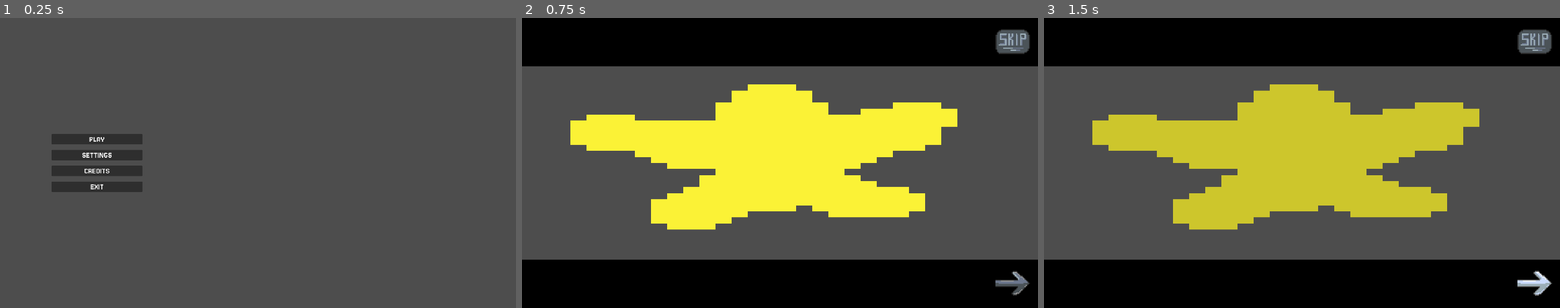
Above: before the commit, frames 1-3 (left to right).
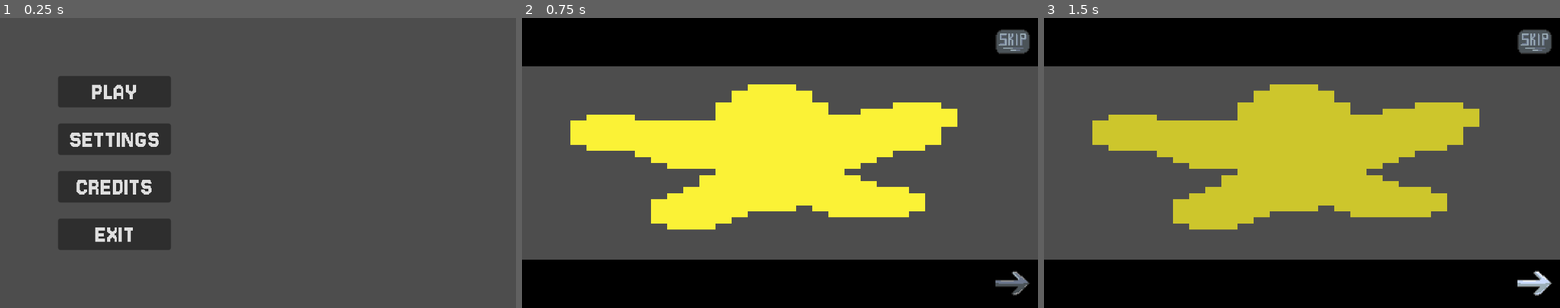
Above: after the commit, the same moments.

Repository: kinghos/GMTK-Game-Jam-2025
Game: Godot game, scene res://scenes/ui/title_screen.tscn
Two runs of this game, one before a commit and one after it. Both use one fixed random seed, a clock stepped at 60 frames per second and the inputs below.
Inputs (mouse positions are in pixels of both pictures, inside the frame that each line leads up to):
- Up to frame 1 (0.25 s): no input
- Up to frame 2 (0.75 s): click "PLAY" at 0.5 s
- Up to frame 3 (1.5 s): click (1534, 284) at 1.25 s

The runs differ from the first frame. In frame 1, 8.8% of the frame differs, in the area x 10-34%, y 20-80%; in frame 2, nothing differs; in frame 3, nothing differs.

Commit message:
Update title_screen.tscn

Diff:
--- a/scenes/ui/title_screen.tscn
+++ b/scenes/ui/title_screen.tscn
@@ -26,16 +26,15 @@
 
 [node name="VBoxContainer" type="VBoxContainer" parent="."]
 layout_mode = 1
-anchors_preset = -1
-anchor_left = 0.1
+anchors_preset = 4
 anchor_top = 0.5
-anchor_right = 0.2
 anchor_bottom = 0.5
-offset_top = -106.0
-offset_right = 146.0
-offset_bottom = 106.0
-grow_horizontal = 2
+offset_left = 216.0
+offset_top = -324.0
+offset_right = 356.0
+offset_bottom = -108.0
 grow_vertical = 2
+scale = Vector2(3, 3)
 theme_override_constants/separation = 20
 alignment = 1
 
